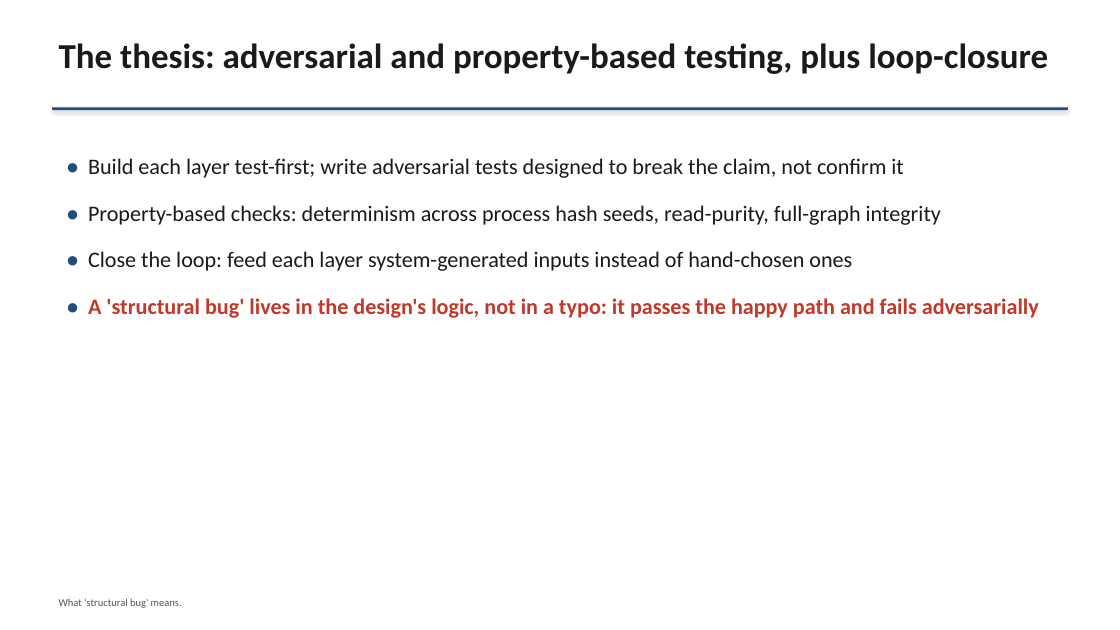
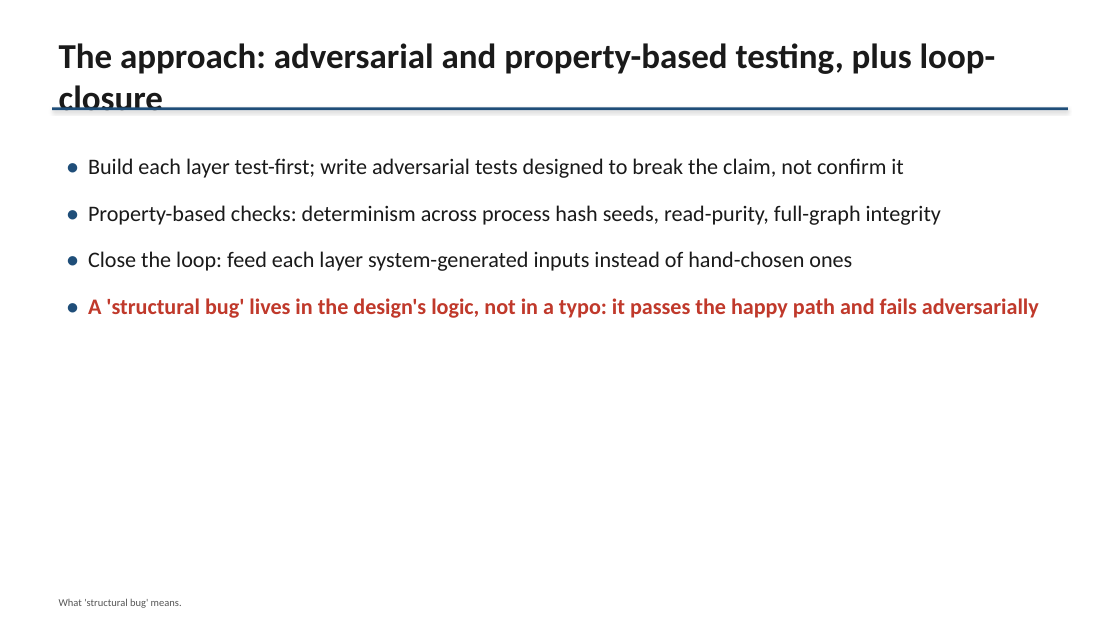
Before and after one commit to cagancaliskan/psyche, a slide deck: slide 5 of docs/outreach/slides/psyche_slides.pptx. Drawn at 1120x630 pixels with LibreOffice and Linux fonts; fonts in the diff are those of the drawing. Boxes give left, top, right and bottom in pixels: in the first picture for what was removed or moved away, otherwise in the second. Text is boxed around its words. In the diff, an @@ line names an element or a change of style, - is before the commit and + after.

```diff
--- a/docs/outreach/slides/psyche_slides.pptx
+++ b/docs/outreach/slides/psyche_slides.pptx
@@ text at <box>59,43,996,111</box>: text changed @@
-The thesis: adversarial and property-based testing, plus loop-closure
+The approach: adversarial and property-based testing, plus loop-closure
```
Also in this commit, not shown: 25 other files.
